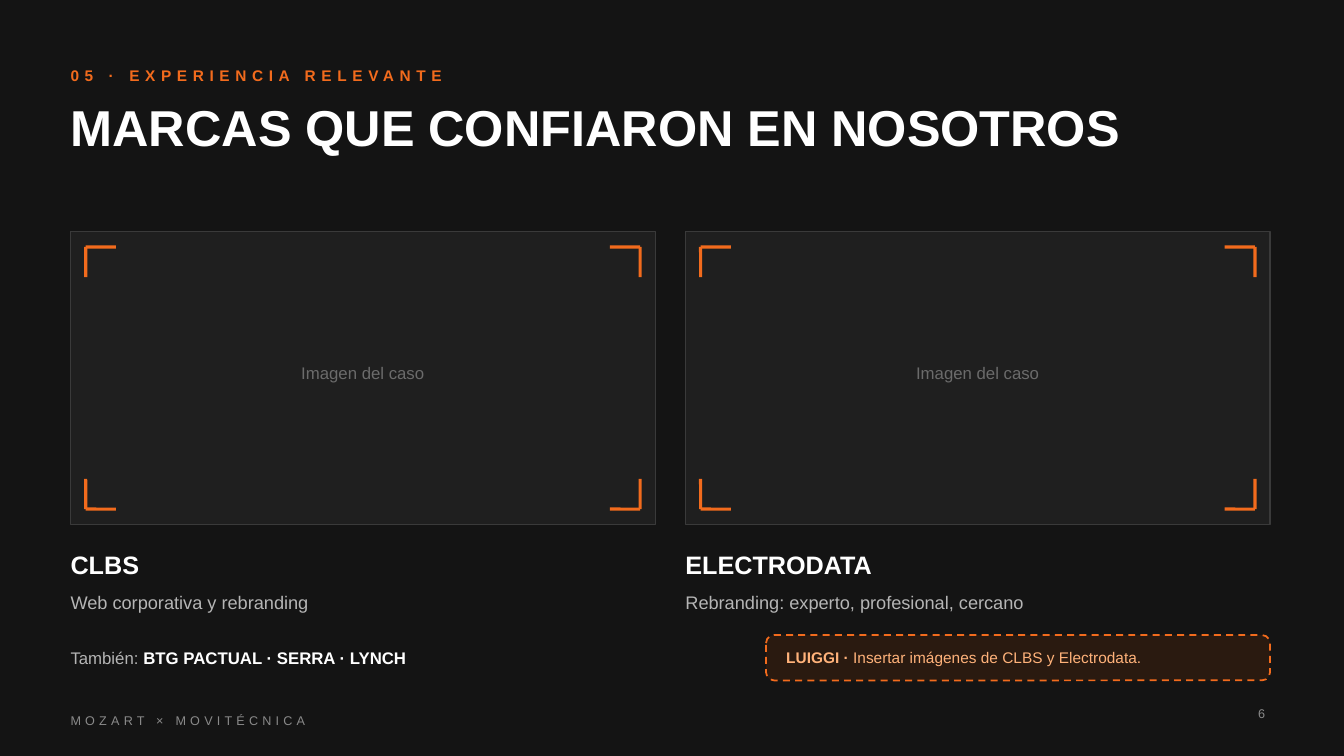
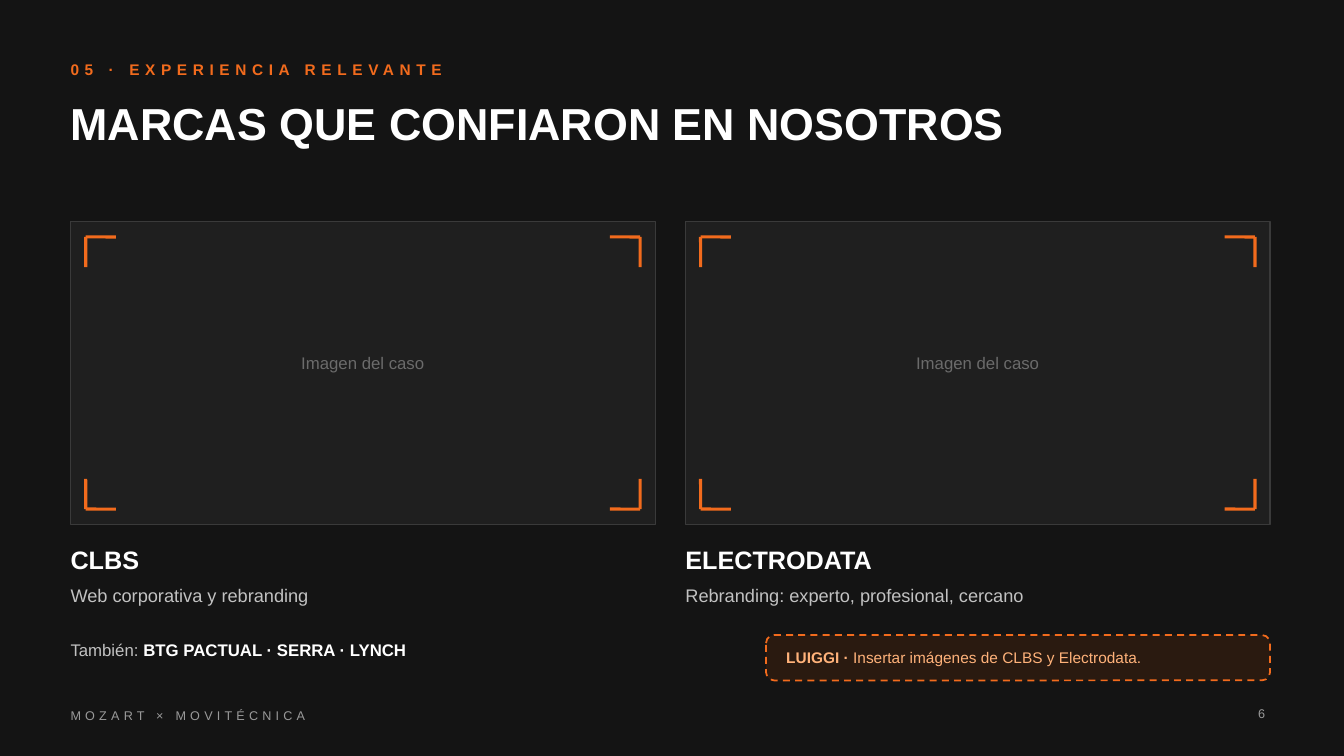
Before and after one commit to luiggithc-lgtm/mozart-agency, a slide deck: slide 6 of entregables/Propuesta-Mozart-Movitecnica.pptx. Drawn at 1344x756 pixels with LibreOffice and Linux fonts; fonts in the diff are those of the drawing. Boxes give left, top, right and bottom in pixels: in the first picture for what was removed or moved away, otherwise in the second. Text is boxed around its words. In the diff, an @@ line names an element or a change of style, - is before the commit and + after.

```diff
--- a/entregables/Propuesta-Mozart-Movitecnica.pptx
+++ b/entregables/Propuesta-Mozart-Movitecnica.pptx
@@ vertical alignment middle to top in 5 elements at (301, 357, 424, 372), (71, 551, 140, 570), (916, 357, 1039, 372), (685, 551, 871, 570), (71, 64, 442, 75) @@
@@ text "MARCAS QUE CONFIARON EN NOSOTROS" at (71, 108, 1003, 149): size 36 to 32 pt @@
@@ rectangle: place and size @@
-rectangle at (71, 232, 655, 524)
+rectangle at (71, 222, 655, 524)
@@ rectangle: place and size @@
-rectangle at (686, 232, 1270, 524)
+rectangle at (686, 222, 1270, 524)
@@ 8 lines: place and size @@
-8 lines at (86, 247, 1255, 277)
+8 lines at (86, 237, 1255, 267)
@@ text "Web corporativa y rebranding" at (71, 589, 309, 606): text colour #B5B5B5 to #C2C2C2; vertical alignment middle to top @@
@@ text "Rebranding: experto, profesional, cercano" at (685, 589, 1024, 606): text colour #B5B5B5 to #C2C2C2; vertical alignment middle to top @@
@@ text "También: BTG PACTUAL · SERRA ..." at (71, 643, 406, 656): text colour #B5B5B5 to #C2C2C2 in "También:"; vertical alignment middle to top @@
@@ text "MOZART × MOVITÉCNICA" at (71, 710, 306, 720): text colour #8A8A8A to #9A9A9A @@
@@ page number at (1258, 709, 1265, 718): text colour #8A8A8A to #9A9A9A @@
```
Also in this commit, not shown: 8 other slides changed, 9 slides added, 5 slides removed, 4 other files.
